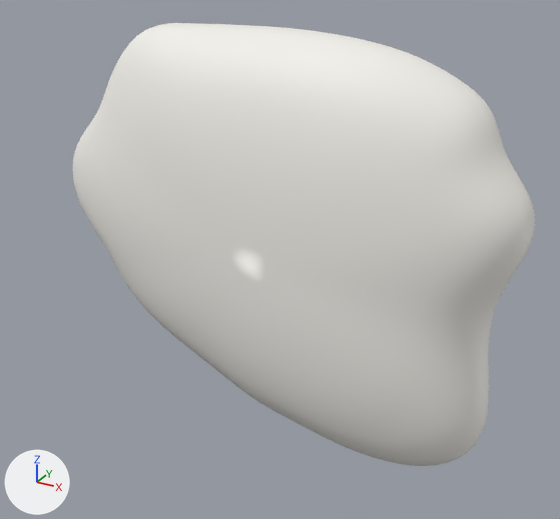
An edit to the glTF model assets/games/troll-ops/models/blocky/head-relief.glb, drawn before and after from the same camera.
Before and after are seen from a 50 mm camera at (0.311, -0.568, 0.256) aimed at (0.026, -0.05, -0.003). Every picture has the same lights, and +X, +Y and +Z are marked at lower left. The first picture is the older version. Vertices at exactly the same position are counted once.

Objects in the first picture: 'head__relief'.
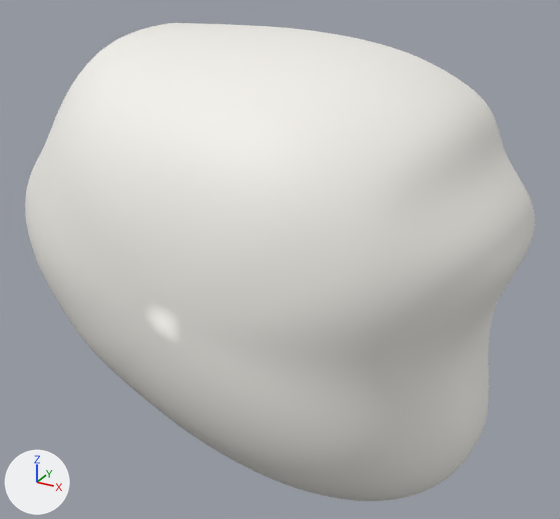
Commit message: NFT head: a real skull behind the face (was a 0.1 m slab)

Pixel boxes (x1, y1, x2, y2) of what changed, in the pictures (560 x 519 px):
'head__relief', reshaped (10% wider, 8% taller)
    before: (73, 23, 535, 466)
    after: (25, 23, 535, 501)

What changed in the scene script:
```text
Change me_head__relief:
    used by ob_head__relief; location = (0.0, 0.0, 0.0)
    remove me_head__relief.from_pydata(...)  # 10722 vertices, 21440 faces; spans x -0.227..0.216, y -0.075..0.048, z -0.196..0.176
    add me_head__relief.from_pydata(...)  # 10722 vertices, 21440 faces; spans x -0.227..0.216, y -0.19..0.048, z -0.196..0.176
    me_head__relief part 1: all 5281 vertices in x -0.227..0.216, y -0.075..-0.006, z -0.196..0.176 are scaled about the mesh origin by (1, 2.53, 1)
```
